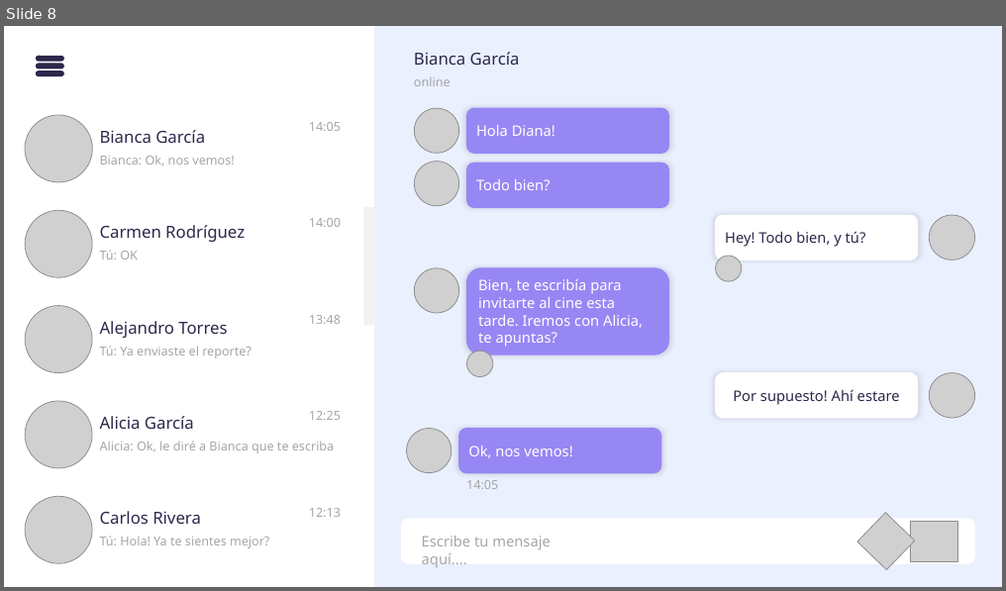
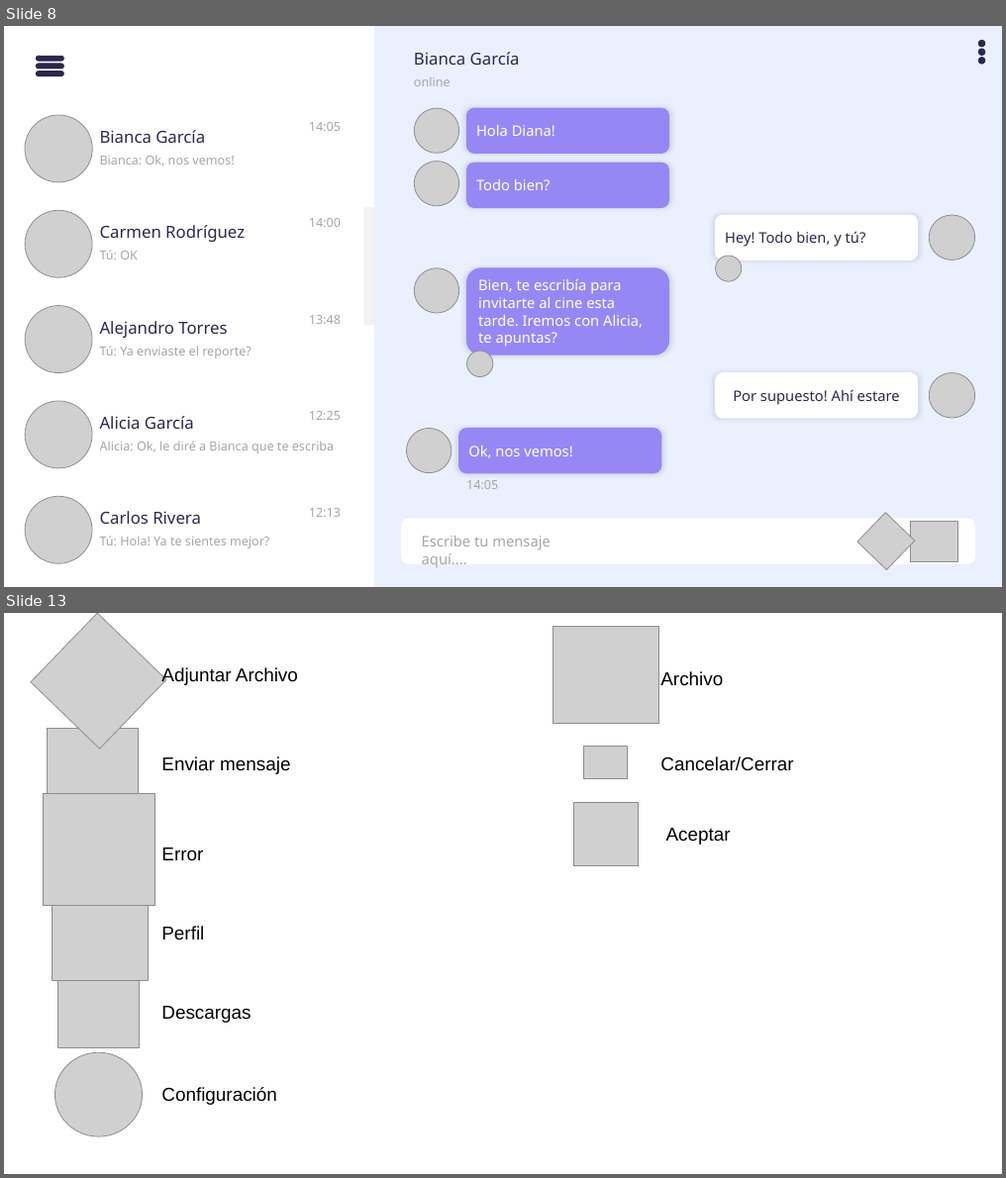
Before and after one commit to Rlianny/Link-Chat_2025, a slide deck: docs/design_decisions/Prototipo de UI.pptx. Shown one above the other, each under a label of ours: slide 8 before the commit, slides 8 and 13 after it; the slides between them are not shown. The pictures are 1006x591 and 1006x1178 pixels, drawn with LibreOffice and Linux fonts; fonts in the diff are those of the drawing; grey boxes stand for pictures. Boxes give left, top, right and bottom in pixels: in the first picture for what was removed or moved away, otherwise in the second. Text is boxed around its words. In the diff, an @@ line names an element or a change of style, - is before the commit and + after.

```diff
--- a/docs/design_decisions/Prototipo de UI.pptx
+++ b/docs/design_decisions/Prototipo de UI.pptx
@@ slide 13 added at <box>4,613,1002,1174</box>, background #FFFFFF @@
@@ picture added at <box>31,613,166,749</box> @@
@@ picture added at <box>552,626,658,722</box> @@
@@ text added at <box>161,667,298,685</box>, 18 pt, text #000000 @@
+Adjuntar Archivo
@@ text added at <box>660,671,723,685</box>, 18 pt, text #000000 @@
+Archivo
@@ picture added at <box>48,728,138,804</box> @@
@@ text added at <box>161,757,290,774</box>, 18 pt, text #000000 @@
+Enviar mensaje
@@ picture added at <box>584,747,628,779</box> @@
@@ text added at <box>660,757,793,771</box>, 18 pt, text #000000 @@
+Cancelar/Cerrar
@@ picture added at <box>43,794,154,906</box> @@
@@ picture added at <box>573,802,638,866</box> @@
@@ text added at <box>161,848,203,861</box>, 18 pt, text #000000 @@
+Error
@@ text added at <box>666,828,731,845</box>, 18 pt, text #000000 @@
+Aceptar
@@ picture added at <box>52,884,148,980</box> @@
@@ text added at <box>161,926,204,940</box>, 18 pt, text #000000 @@
+Perfil
@@ picture added at <box>57,966,141,1048</box> @@
@@ text added at <box>161,1006,251,1023</box>, 18 pt, text #000000 @@
+Descargas
@@ picture added at <box>54,1054,143,1137</box> @@
@@ text added at <box>161,1087,277,1105</box>, 18 pt, text #000000 @@
+Configuración
@@ slide 8 changed as well @@
@@ ellipse added at <box>979,40,985,46</box>, fill #2D274B, outline #2D274B 1 pt @@
@@ ellipse added at <box>979,49,985,55</box>, fill #2D274B, outline #2D274B 1 pt @@
@@ ellipse added at <box>979,58,985,64</box>, fill #2D274B, outline #2D274B 1 pt @@
```
Also in this commit, not shown: 6 other slides changed, 5 other slides added, 4 slides removed.
